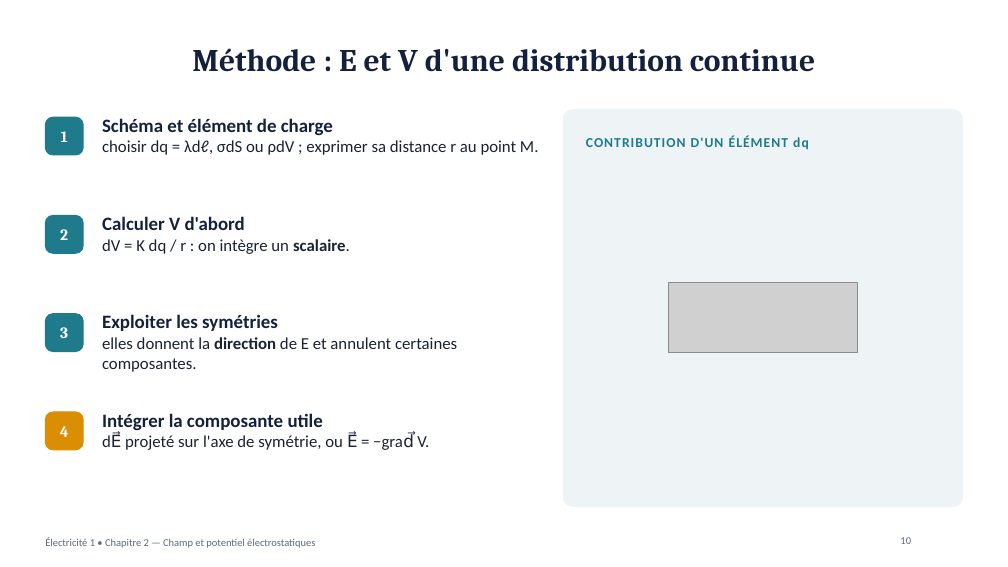
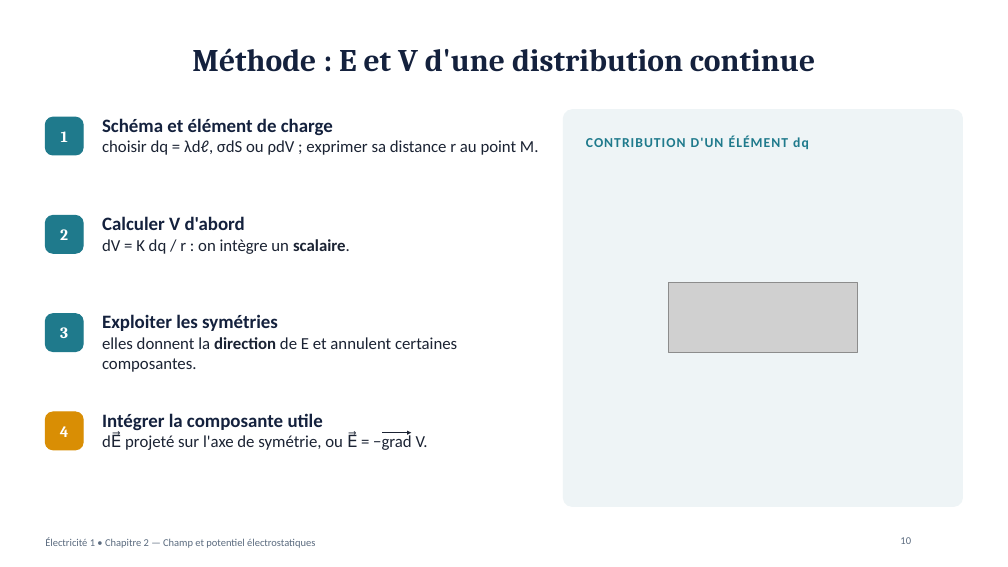
Before and after one commit to physiquefacile/physiquefacile.github.io, a slide deck: slide 10 of slides/Electricite_Chapitre_2_Champ_potentiel.pptx. Drawn at 1008x567 pixels with LibreOffice and Linux fonts; fonts in the diff are those of the drawing; grey boxes stand for pictures; background and template pictures are left out. Boxes give left, top, right and bottom in pixels: in the first picture for what was removed or moved away, otherwise in the second. Text is boxed around its words. In the diff, an @@ line names an element or a change of style, - is before the commit and + after.

```diff
--- a/slides/Electricite_Chapitre_2_Champ_potentiel.pptx
+++ b/slides/Electricite_Chapitre_2_Champ_potentiel.pptx
@@ text at [125,434,428,450]: text changed @@
-dE⃗ projeté sur l'axe de symétrie, ou E⃗ = −grad⃗ V.
+dE⃗ projeté sur l'axe de symétrie, ou E⃗ = −grad V.
@@ arrow added from (382, 433) to (411, 433), #1B2333 1.2 pt @@
```
Also in this commit, not shown: 4 other slides changed, 2 other files.
